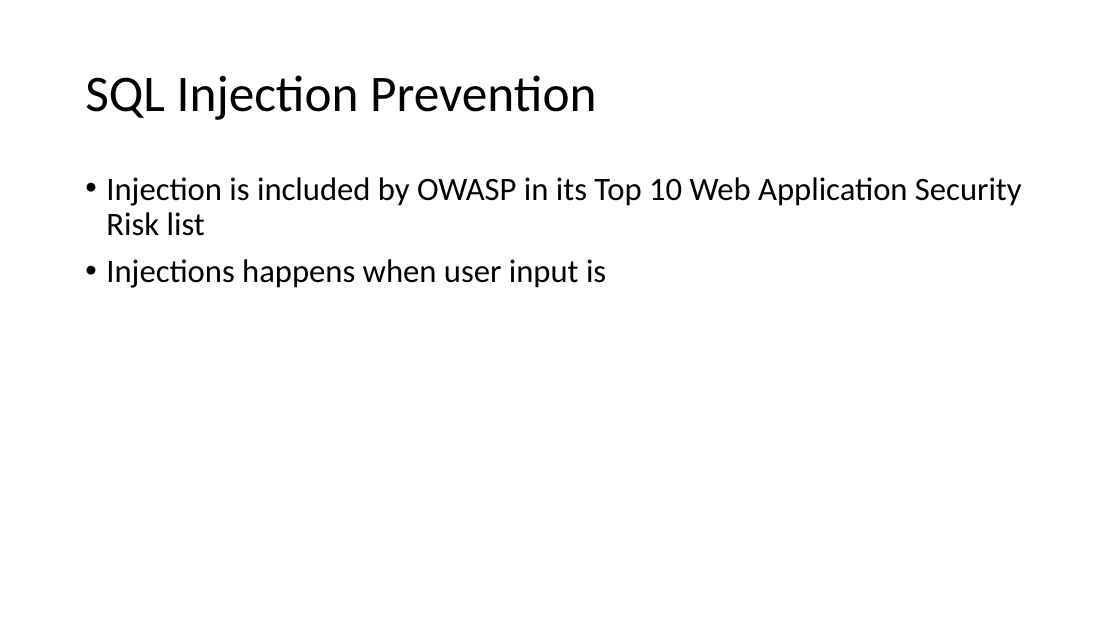
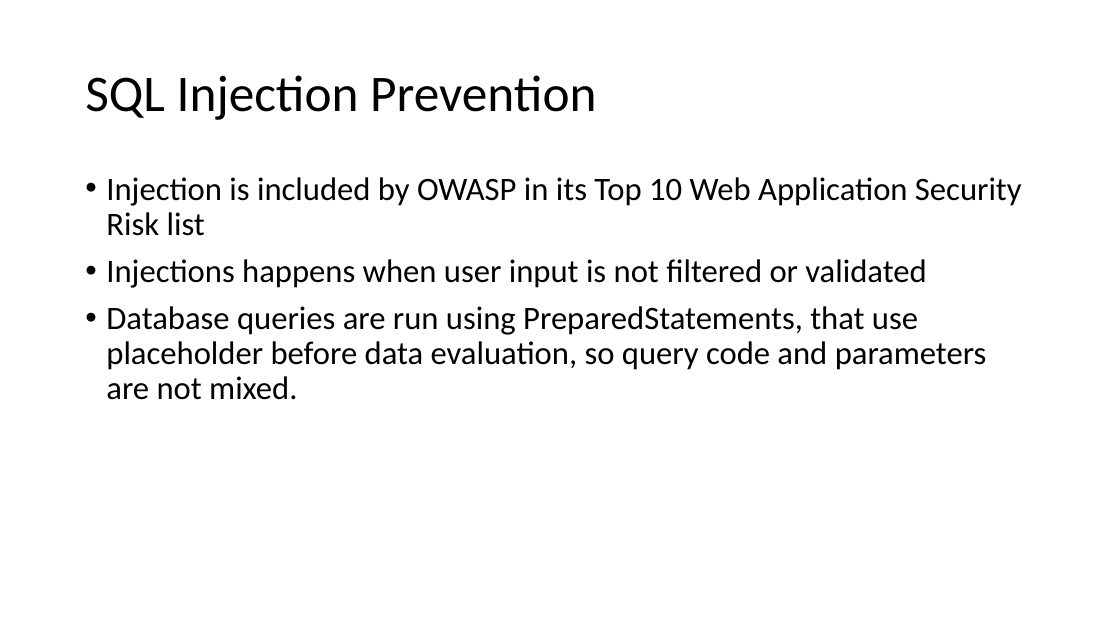
Before and after one commit to fparricelli/Encrypted-data-exchange-between-two-Arduino-boards-using-Symmetric-Encryption, a slide deck: slide 5 of Documentazione e cose così/Slide_concettuali_Luca.pptx. Drawn at 1120x630 pixels with LibreOffice and Linux fonts; fonts in the diff are those of the drawing. Boxes give left, top, right and bottom in pixels: in the first picture for what was removed or moved away, otherwise in the second. Text is boxed around its words. In the diff, an @@ line names an element or a change of style, - is before the commit and + after.

```diff
--- a/Documentazione e cose così/Slide_concettuali_Luca.pptx
+++ b/Documentazione e cose così/Slide_concettuali_Luca.pptx
@@ text at box(106, 259, 987, 400): text changed @@
-• Injections happens when user input is
+• Injections happens when user input is not filtered or validated
+• Database queries are run using PreparedStatements, that use placeholder before data evaluation, so query code and parameters are not mixed.
```
Also in this commit, not shown: 2 other slides changed.
